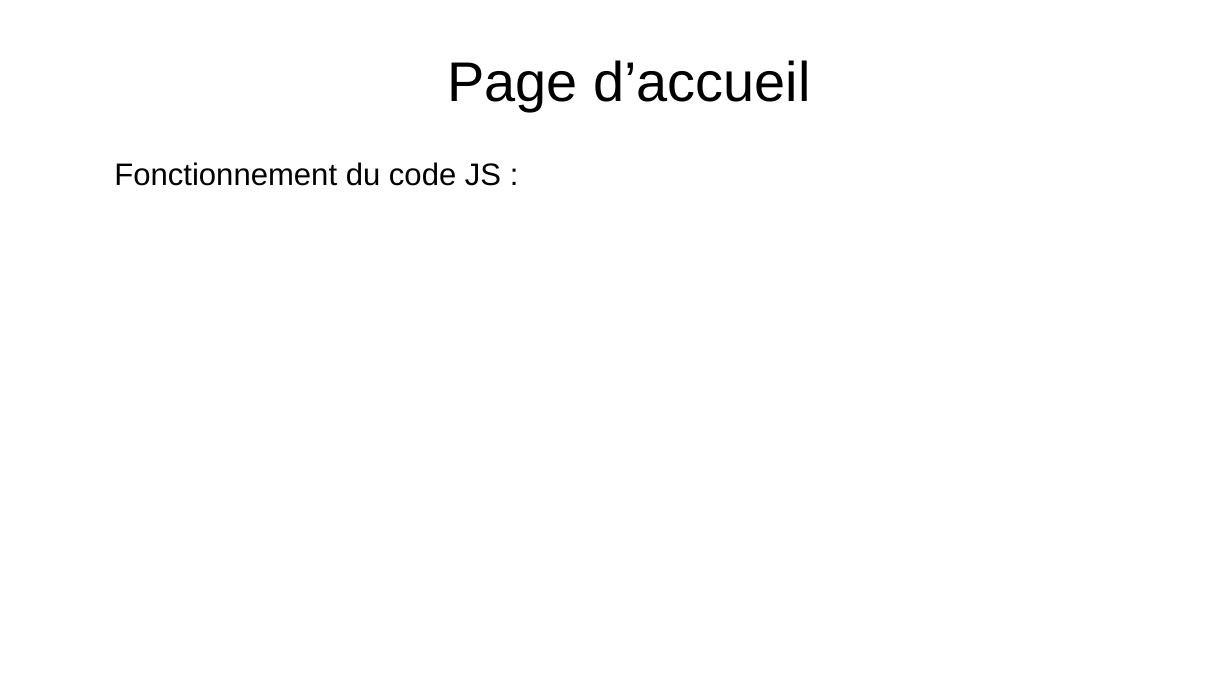
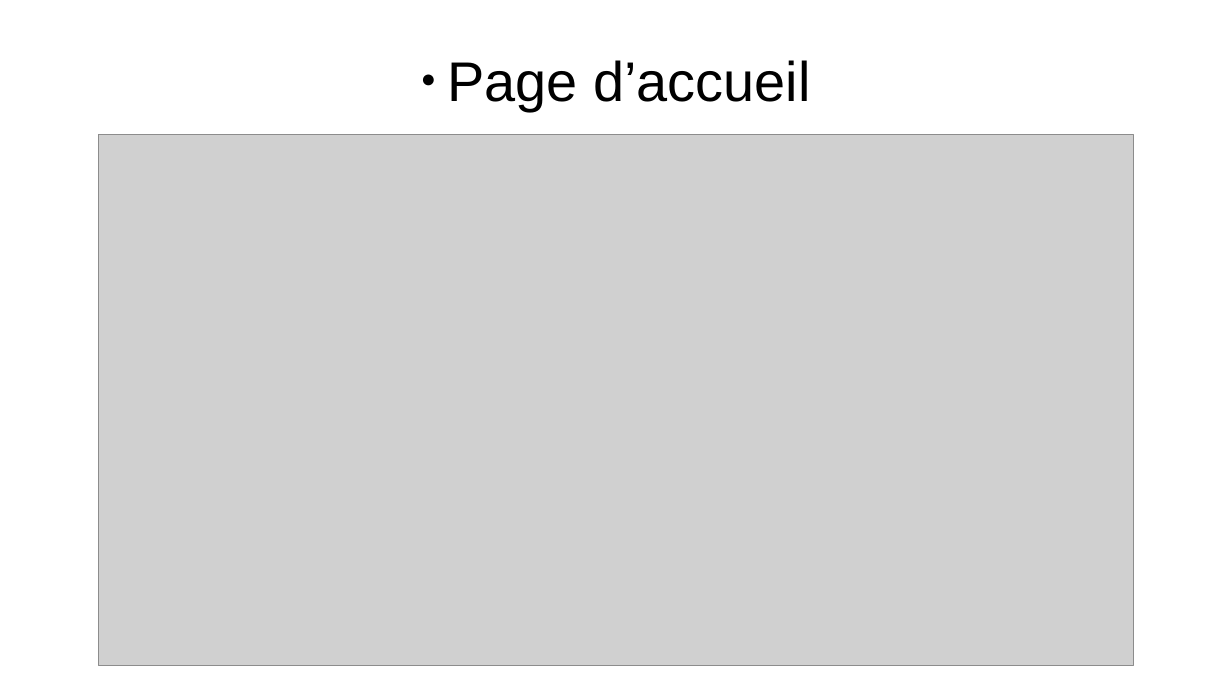
Before and after one commit to Cboukhal/projet_groupe, a slide deck: slide 9 of Camil/powerpoint/powerpoint_prototype.odp. Drawn at 1232x693 pixels with LibreOffice and Linux fonts; fonts in the diff are those of the drawing; grey boxes stand for pictures; background and template pictures are left out. Boxes give left, top, right and bottom in pixels: in the first picture for what was removed or moved away, otherwise in the second. Text is boxed around its words. In the diff, an @@ line names an element or a change of style, - is before the commit and + after.

```diff
--- a/Camil/powerpoint/powerpoint_prototype.odp
+++ b/Camil/powerpoint/powerpoint_prototype.odp
@@ title "Page d’accueil" at [447, 60, 810, 111]: bullet colour #FFFFFF to #000000 @@
@@ picture added at [98, 135, 1134, 666] @@
@@ text removed at [114, 162, 501, 186] @@
-● Fonctionnement du code JS :
```
Also in this commit, not shown: 11 other slides changed, 2 slides added, 1 slide removed, 1 other file.
